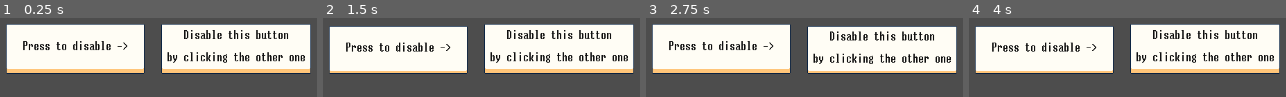
Above: before the commit, frames 1-4 (left to right).
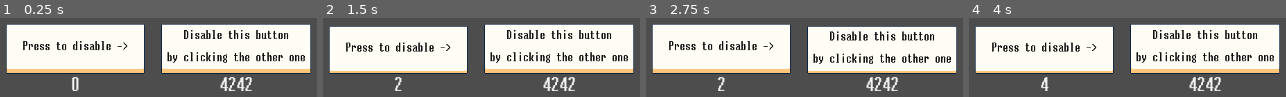
Above: after the commit, the same moments.

Repository: justin-calleja/godot-misc
Game: Godot game, scene res://scenes/btn_disable_another/main.tscn
The game is run twice, just before and just after one commit, with the same random seed, the same clock (stepped at 60 frames per second) and the same inputs.
Inputs:
- Up to frame 1 (0.25 s): no input
- Up to frame 2 (1.5 s): click "Press to disable ->" at 0.5 s; click "Press to enable ->" at 1.25 s
- Up to frame 3 (2.75 s): click "Disable this button by clicki…" at 2 s
- Up to frame 4 (4 s): click "Press to disable ->" at 2.75 s; click "Press to enable ->" at 3.5 s

The runs differ from the first frame. In frame 1, 1.3% of the frame differs, in the area x 22-80%, y 74-93%; in frame 2, 1.2%; in frame 3, 1.2%; in frame 4, 1.3%.

Commit message:
add label counter increasing with press of btn

Diff:
--- /dev/null
+++ b/resources/madoufutomarugothic_normal.tres
@@ -0,0 +1,7 @@
+[gd_resource type="LabelSettings" load_steps=2 format=3 uid="uid://cij4xpjy7l0ac"]
+
+[ext_resource type="FontFile" uid="uid://bp5hypxvxi4yu" path="res://assets/fonts/madou-futo-maru-gothic/MadouFutoMaruGothic-d9Xo7.ttf" id="1_o6ldy"]
+
+[resource]
+font = ExtResource("1_o6ldy")
+font_color = Color(0.0235294, 0.0235294, 0.0235294, 1)
--- /dev/null
+++ b/resources/madoufutomarugothic_normal_2_white.tres
@@ -0,0 +1,8 @@
+[gd_resource type="LabelSettings" load_steps=2 format=3 uid="uid://dr6l7gegmej14"]
+
+[ext_resource type="FontFile" uid="uid://bp5hypxvxi4yu" path="res://assets/fonts/madou-futo-maru-gothic/MadouFutoMaruGothic-d9Xo7.ttf" id="1_ebi1o"]
+
+[resource]
+font = ExtResource("1_ebi1o")
+font_size = 24
+font_color = Color(0.94902, 0.94902, 0.94902, 1)
--- a/resources/unifontex_normal.tres
+++ /dev/null
@@ -1,7 +0,0 @@
-[gd_resource type="LabelSettings" load_steps=2 format=3 uid="uid://cij4xpjy7l0ac"]
-
-[ext_resource type="FontFile" uid="uid://bp5hypxvxi4yu" path="res://assets/fonts/madou-futo-maru-gothic/MadouFutoMaruGothic-d9Xo7.ttf" id="1_1t8oj"]
-
-[resource]
-font = ExtResource("1_1t8oj")
-font_color = Color(0.0235294, 0.0235294, 0.0235294, 1)
--- a/scenes/btn_disable_another/main.tscn
+++ b/scenes/btn_disable_another/main.tscn
@@ -1,7 +1,8 @@
-[gd_scene load_steps=7 format=3 uid="uid://qf7kjmn0qffk"]
+[gd_scene load_steps=8 format=3 uid="uid://qf7kjmn0qffk"]
 
 [ext_resource type="PackedScene" uid="uid://tlartynj2n3e" path="res://scenes/btn/button_large.tscn" id="1_0f8q8"]
 [ext_resource type="Script" path="res://scripts/node/on_parent_signal.gd" id="2_eh23m"]
+[ext_resource type="LabelSettings" uid="uid://dr6l7gegmej14" path="res://resources/madoufutomarugothic_normal_2_white.tres" id="3_jmax1"]
 [ext_resource type="Script" path="res://scripts/base_button/btn_with_sf_disabled.gd" id="4_wvgej"]
 
 [sub_resource type="GDScript" id="GDScript_ef8gq"]
@@ -17,13 +18,23 @@
 		btn_with_sf_disabled.disable()
 "
 
-[sub_resource type="GDScript" id="GDScript_fxjjy"]
-resource_name = "counter.gd"
-script/source = "extends Node
+[sub_resource type="GDScript" id="GDScript_rh73t"]
+resource_name = "update_label.gd"
+script/source = "@tool
+extends HasLabel
+
+var counter = 0
+
+func _ready():
+	super()
+	label.text = str(counter)
 
 
 func on_pressed() -> void:
-	print(\"was pressed\")
+	counter += 1
+	label.text = str(counter)
+
+
 "
 
 [sub_resource type="GDScript" id="GDScript_ajv0n"]
@@ -84,11 +95,15 @@
 script = SubResource("GDScript_ef8gq")
 btn_with_sf_disabled = NodePath("../../../../VBoxContainer2/TargetBtn")
 
-[node name="Print" type="Node" parent="MC/HBox/VBoxContainer/Btn/OnParentPressed"]
-script = SubResource("GDScript_fxjjy")
+[node name="UpdateLabel" type="Node" parent="MC/HBox/VBoxContainer/Btn/OnParentPressed" node_paths=PackedStringArray("label")]
+script = SubResource("GDScript_rh73t")
+label = NodePath("../../../Label")
 
 [node name="Label" type="Label" parent="MC/HBox/VBoxContainer"]
 layout_mode = 2
+text = "123"
+label_settings = ExtResource("3_jmax1")
+horizontal_alignment = 1
 
 [node name="VBoxContainer2" type="VBoxContainer" parent="MC/HBox"]
 layout_mode = 2
@@ -114,3 +129,6 @@
 
 [node name="Label" type="Label" parent="MC/HBox/VBoxContainer2"]
 layout_mode = 2
+text = "4242"
+label_settings = ExtResource("3_jmax1")
+horizontal_alignment = 1
--- a/scripts/node/has_btn.gd
+++ b/scripts/node/has_btn.gd
@@ -6,8 +6,8 @@
 @export var btn: Button:
 	get:
 		return btn
-	set(new_btn):
-		btn = new_btn
+	set(node):
+		btn = node
 		update_configuration_warnings()
 
 
--- /dev/null
+++ b/scripts/node/has_label.gd
@@ -0,0 +1,26 @@
+@tool
+class_name HasLabel
+extends Node
+
+
+@export var label: Label:
+	get:
+		return label
+	set(node):
+		label = node
+		update_configuration_warnings()
+
+
+func _ready():
+	if Engine.is_editor_hint():
+		return
+	assert(is_instance_valid(label), "label is not valid")
+
+
+func _get_configuration_warnings():
+	var warnings = []
+
+	if not is_instance_valid(label):
+		warnings.append("label is not valid")
+
+	return warnings
